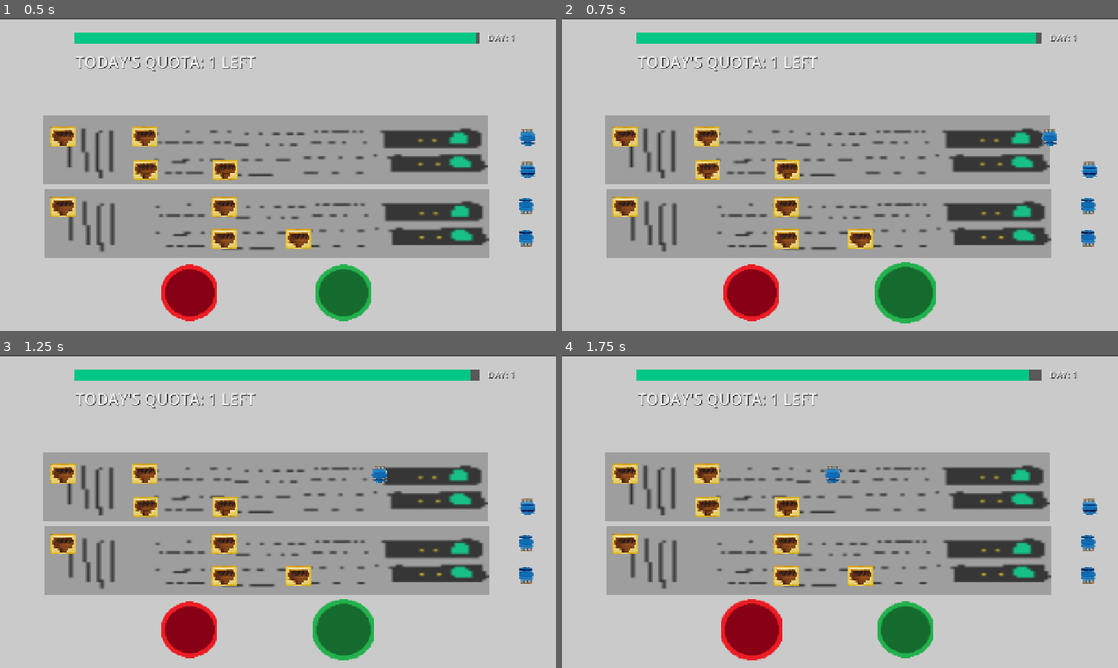
Above: before the commit, frames 1-4 (two rows, left to right).
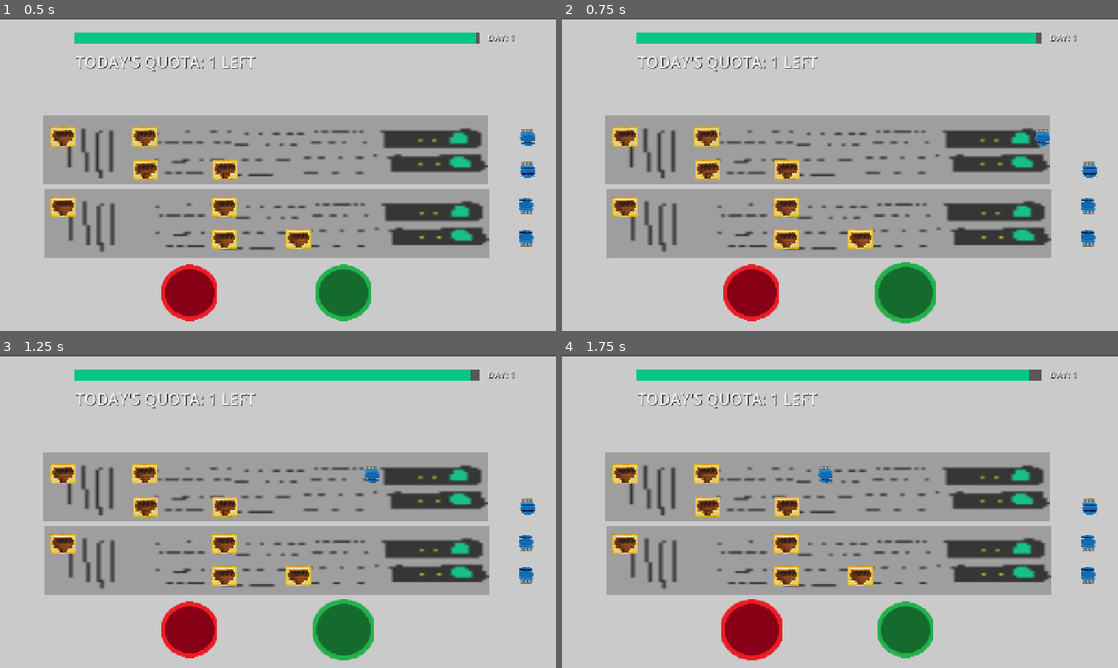
Above: after the commit, the same moments.

Repository: KeaganErasmus/Clod-Godo-Wild-Jam-99
Game: Godot game, scene res://Scenes/Plugging/plugging.tscn
Two runs of this game, one before a commit and one after it. Both use one fixed random seed, a clock stepped at 60 frames per second and the inputs below. This scene is started directly instead of the project's main scene.
Inputs (mouse positions are in pixels of both pictures, inside the frame that each line leads up to):
- Up to frame 1 (0.5 s): no input
- Up to frame 2 (0.75 s): click (906, 293) at 0.5 s
- Up to frame 3 (1.25 s): no input
- Up to frame 4 (1.75 s): click (751, 630) at 1.25 s

Frame 1 is identical in both runs. In frame 2, 0.2% of the frame differs, in the area x 85-89%, y 35-41%; in frame 3, 0.2%, in the area x 65-70%, y 35-41%; in frame 4, 0.2%.

Commit message:
feat(): start of chopping scene

Diff:
--- /dev/null
+++ b/Scenes/Chopping/axe.gd
@@ -0,0 +1,18 @@
+extends Node2D
+
+var default_rot: float = 0.0
+
+@onready var anim_player := $AnimationPlayer
+
+# Called when the node enters the scene tree for the first time.
+func _ready() -> void:
+	pass # Replace with function body.
+
+
+
+# Called every frame. 'delta' is the elapsed time since the previous frame.
+func _process(delta: float) -> void:
+	pass
+
+func chop() -> void:
+	anim_player.play("chop")
--- /dev/null
+++ b/Scenes/Chopping/axe.tscn
@@ -0,0 +1,50 @@
+[gd_scene format=3 uid="uid://dyvgammm182k2"]
+
+[ext_resource type="Texture2D" uid="uid://d0bdklpy47j4g" path="res://Scenes/Chopping/art/axe.png" id="1_1w5tx"]
+[ext_resource type="Script" uid="uid://btideqv7iyjnc" path="res://Scenes/Chopping/axe.gd" id="1_svqxr"]
+
+[sub_resource type="Animation" id="Animation_svqxr"]
+length = 0.001
+tracks/0/type = "value"
+tracks/0/imported = false
+tracks/0/enabled = true
+tracks/0/path = NodePath("Sprite2D:rotation")
+tracks/0/interp = 1
+tracks/0/loop_wrap = true
+tracks/0/keys = {
+"times": PackedFloat32Array(0),
+"transitions": PackedFloat32Array(1),
+"update": 0,
+"values": [0.0]
+}
+
+[sub_resource type="Animation" id="Animation_vdgiw"]
+resource_name = "chop"
+length = 0.5
+tracks/0/type = "value"
+tracks/0/imported = false
+tracks/0/enabled = true
+tracks/0/path = NodePath("Sprite2D:rotation")
+tracks/0/interp = 1
+tracks/0/loop_wrap = true
+tracks/0/keys = {
+"times": PackedFloat32Array(0, 0.2, 0.5),
+"transitions": PackedFloat32Array(1, 1, 1),
+"update": 0,
+"values": [0.0, -0.7853982, 0.0]
+}
+
+[sub_resource type="AnimationLibrary" id="AnimationLibrary_8ik0i"]
+_data = {
+&"RESET": SubResource("Animation_svqxr"),
+&"chop": SubResource("Animation_vdgiw")
+}
+
+[node name="Axe" type="Node2D" unique_id=826971036]
+script = ExtResource("1_svqxr")
+
+[node name="Sprite2D" type="Sprite2D" parent="." unique_id=758945025]
+texture = ExtResource("1_1w5tx")
+
+[node name="AnimationPlayer" type="AnimationPlayer" parent="." unique_id=519514356]
+libraries/ = SubResource("AnimationLibrary_8ik0i")
--- /dev/null
+++ b/Scenes/Chopping/bullet.gd
@@ -0,0 +1,17 @@
+class_name Bullet
+extends Node2D
+
+var target_pos: Vector2 = Vector2.ZERO
+var shot_speed : float = 500
+
+# Called when the node enters the scene tree for the first time.
+func _ready() -> void:
+	pass # Replace with function body.
+
+
+# Called every frame. 'delta' is the elapsed time since the previous frame.
+func _process(delta: float) -> void:
+	position += target_pos * shot_speed * delta
+
+func set_target(target: Vector2):
+	target_pos = target
--- /dev/null
+++ b/Scenes/Chopping/bullet.tscn
@@ -0,0 +1,11 @@
+[gd_scene format=3 uid="uid://cnd5qtskte8d0"]
+
+[ext_resource type="Texture2D" uid="uid://c0ilb0t7qpkbj" path="res://icon.svg" id="1_fre8n"]
+[ext_resource type="Script" uid="uid://57yw0d8kf7cd" path="res://Scenes/Chopping/bullet.gd" id="1_lpksx"]
+
+[node name="Bullet" type="Node2D" unique_id=906484404]
+script = ExtResource("1_lpksx")
+
+[node name="Sprite2D" type="Sprite2D" parent="." unique_id=2119929796]
+modulate = Color(0, 0, 0, 1)
+texture = ExtResource("1_fre8n")
--- /dev/null
+++ b/Scenes/Chopping/chopping.gd
@@ -0,0 +1,28 @@
+extends Node2D
+
+@onready var axe = $Axe
+@onready var gun: Gun = $Gun
+
+var bullet_scene = load("res://Scenes/Chopping/bullet.tscn")
+
+var mouse_pos: Vector2
+
+# Called when the node enters the scene tree for the first time.
+func _ready() -> void:
+	pass
+
+func _input(event):
+	if event is InputEventMouseButton:
+		if event.button_index == MOUSE_BUTTON_LEFT and event.pressed:
+			var muzzle_pos : Vector2 = gun.get_muzzle_pos()
+			var dir: Vector2 =   get_viewport().get_mouse_position() - muzzle_pos
+			shoot(dir.normalized())
+
+
+func shoot(target: Vector2) -> void:
+	var bullet: Bullet = bullet_scene.instantiate()
+	add_child(bullet)
+
+	bullet.position = gun.get_muzzle_pos()
+	bullet.set_scale(Vector2(0.5, 0.5))
+	bullet.set_target(target)
--- /dev/null
+++ b/Scenes/Chopping/chopping.tscn
@@ -0,0 +1,14 @@
+[gd_scene format=3 uid="uid://dujwgv30ojduh"]
+
+[ext_resource type="PackedScene" uid="uid://dyvgammm182k2" path="res://Scenes/Chopping/axe.tscn" id="1_1yfpt"]
+[ext_resource type="Script" uid="uid://r7lsj42xp7m8" path="res://Scenes/Chopping/chopping.gd" id="1_uxvc8"]
+[ext_resource type="PackedScene" uid="uid://drhyt1ky4ohlt" path="res://Scenes/Chopping/gun.tscn" id="3_r2x86"]
+
+[node name="Chopping" type="Node2D" unique_id=175067066]
+script = ExtResource("1_uxvc8")
+
+[node name="Axe" parent="." unique_id=826971036 instance=ExtResource("1_1yfpt")]
+visible = false
+
+[node name="Gun" parent="." unique_id=919306125 instance=ExtResource("3_r2x86")]
+position = Vector2(616, 661)
--- /dev/null
+++ b/Scenes/Chopping/gun.gd
@@ -0,0 +1,18 @@
+class_name Gun
+extends Node2D
+
+
+@onready var muzzle = $Muzzle
+
+# Called when the node enters the scene tree for the first time.
+func _ready() -> void:
+	pass # Replace with function body.
+
+
+# Called every frame. 'delta' is the elapsed time since the previous frame.
+func _process(delta: float) -> void:
+	look_at(get_global_mouse_position())
+	#rotation = get_global_mouse_position().angle_to_point(position)
+
+func get_muzzle_pos() -> Vector2:
+	return muzzle.global_position
--- /dev/null
+++ b/Scenes/Chopping/gun.tscn
@@ -0,0 +1,13 @@
+[gd_scene format=3 uid="uid://drhyt1ky4ohlt"]
+
+[ext_resource type="Texture2D" uid="uid://b60olx0o17k6h" path="res://Scenes/Chopping/art/gun.png" id="1_31rue"]
+[ext_resource type="Script" uid="uid://csgbihrh7c7wt" path="res://Scenes/Chopping/gun.gd" id="1_7718m"]
+
+[node name="Gun" type="Node2D" unique_id=919306125]
+script = ExtResource("1_7718m")
+
+[node name="Sprite2D" type="Sprite2D" parent="." unique_id=1655401698]
+rotation = 1.5707964
+texture = ExtResource("1_31rue")
+
+[node name="Muzzle" type="Marker2D" parent="." unique_id=2034679637]
--- a/Scenes/Plugging/plugging.tscn
+++ b/Scenes/Plugging/plugging.tscn
@@ -164,6 +164,7 @@
 offset_bottom = 632.0
 scale = Vector2(2, 2)
 focus_mode = 0
+action_mode = 0
 icon = ExtResource("9_arxy8")
 flat = true
 script = ExtResource("7_ame8e")
@@ -176,6 +177,7 @@
 offset_bottom = 632.0
 scale = Vector2(2, 2)
 focus_mode = 0
+action_mode = 0
 icon = ExtResource("6_jl3qy")
 flat = true
 script = ExtResource("7_ame8e")
Binary file added: Scenes/Chopping/art/axe.png
Not shown, added: Scenes/Chopping/art/axe.png.import
Binary file added: Scenes/Chopping/art/gun.png
Not shown, added: Scenes/Chopping/art/gun.png.import
Not shown, added: Scenes/Chopping/axe.gd.uid
Not shown, added: Scenes/Chopping/bullet.gd.uid
Not shown, added: Scenes/Chopping/chopping.gd.uid
Not shown, added: Scenes/Chopping/gun.gd.uid
